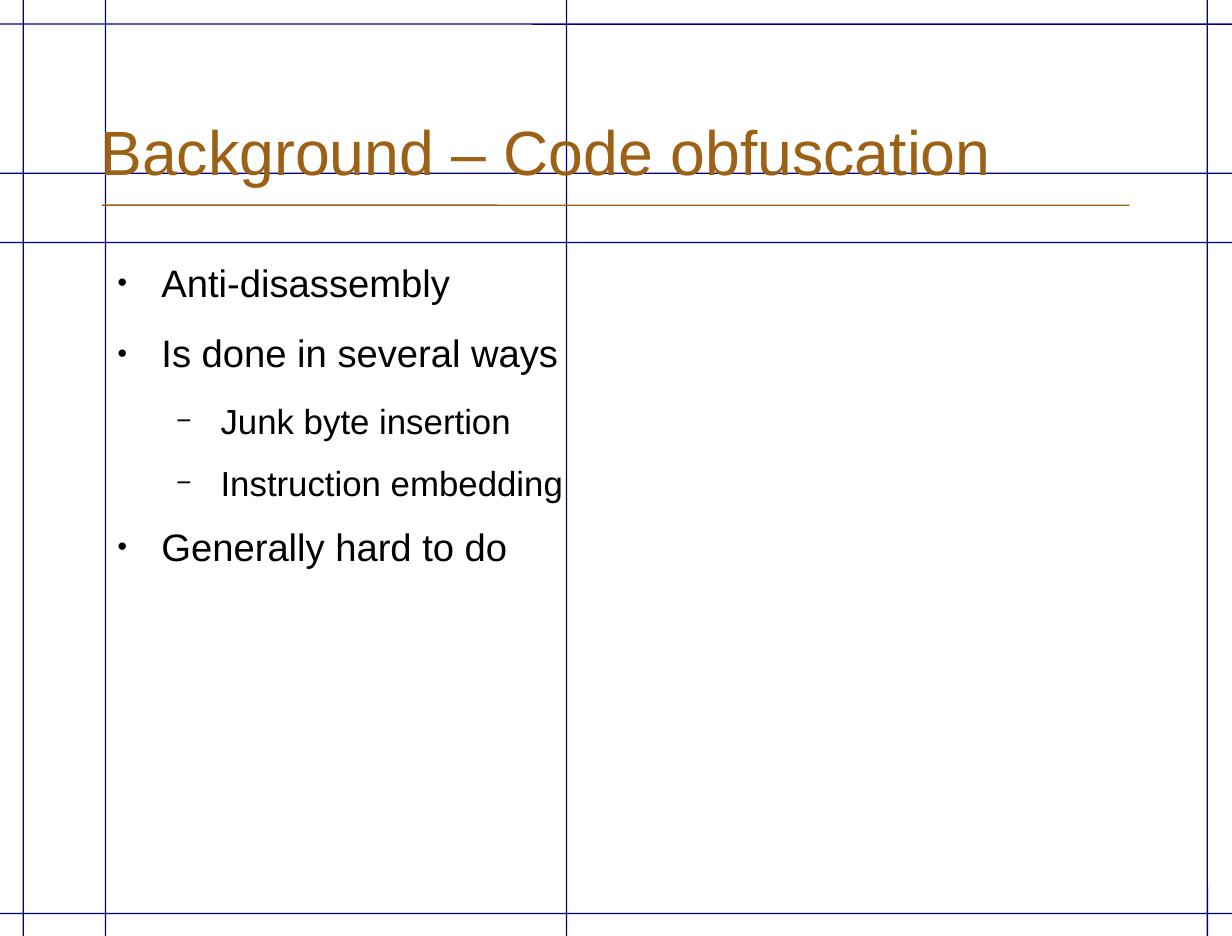
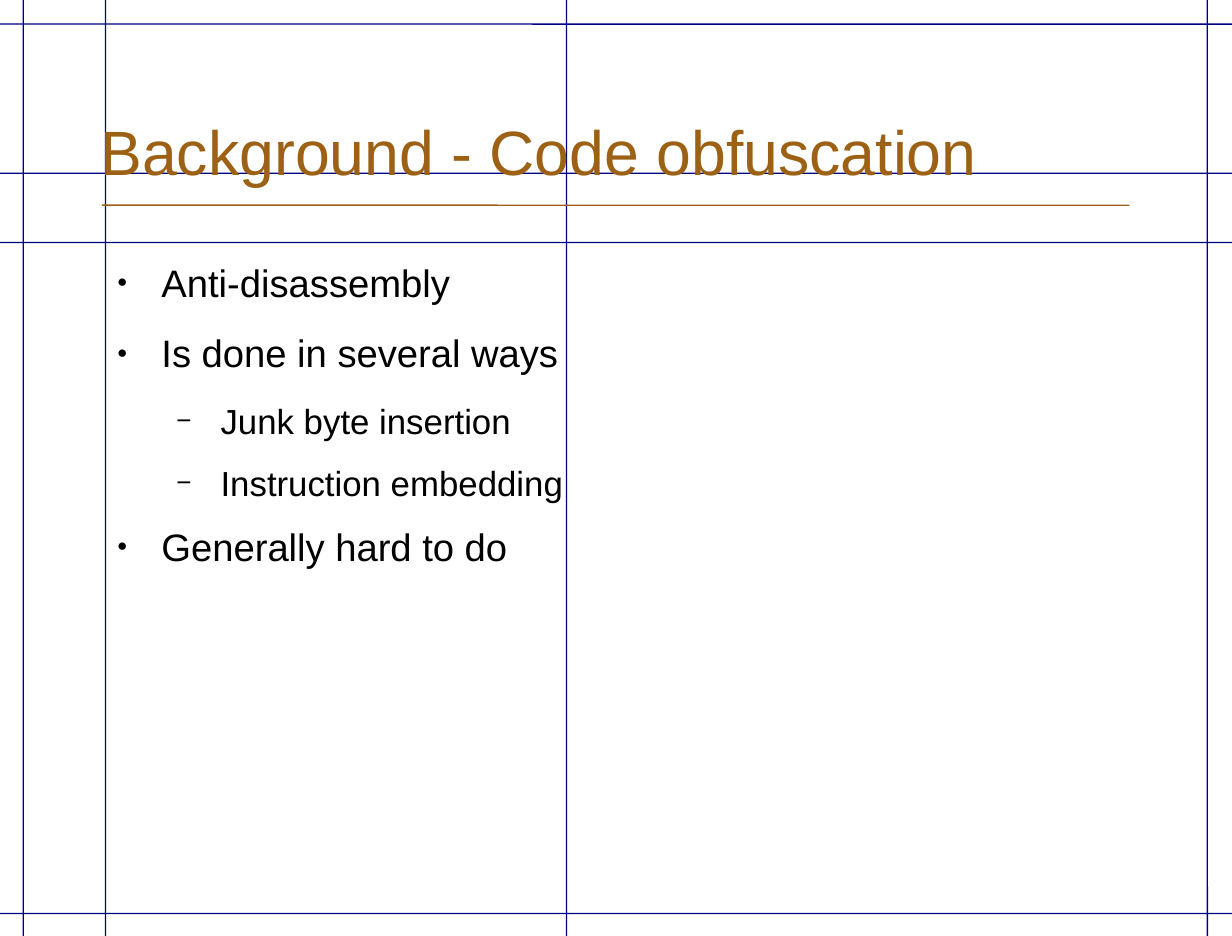
Before and after one commit to eriknylander/exjobb, a slide deck: slide 9 of Presentation/ExjobbPresentation _english.odp. Drawn at 1232x936 pixels with LibreOffice and Linux fonts; fonts in the diff are those of the drawing; background and template pictures are left out. Boxes give left, top, right and bottom in pixels: in the first picture for what was removed or moved away, otherwise in the second. Text is boxed around its words. In the diff, an @@ line names an element or a change of style, - is before the commit and + after.

```diff
--- a/Presentation/ExjobbPresentation _english.odp
+++ b/Presentation/ExjobbPresentation _english.odp
@@ title at [100, 126, 977, 187]: text changed @@
-Background – Code obfuscation
+Background - Code obfuscation
```
Also in this commit, not shown: 2 other slides changed, 1 other file.
